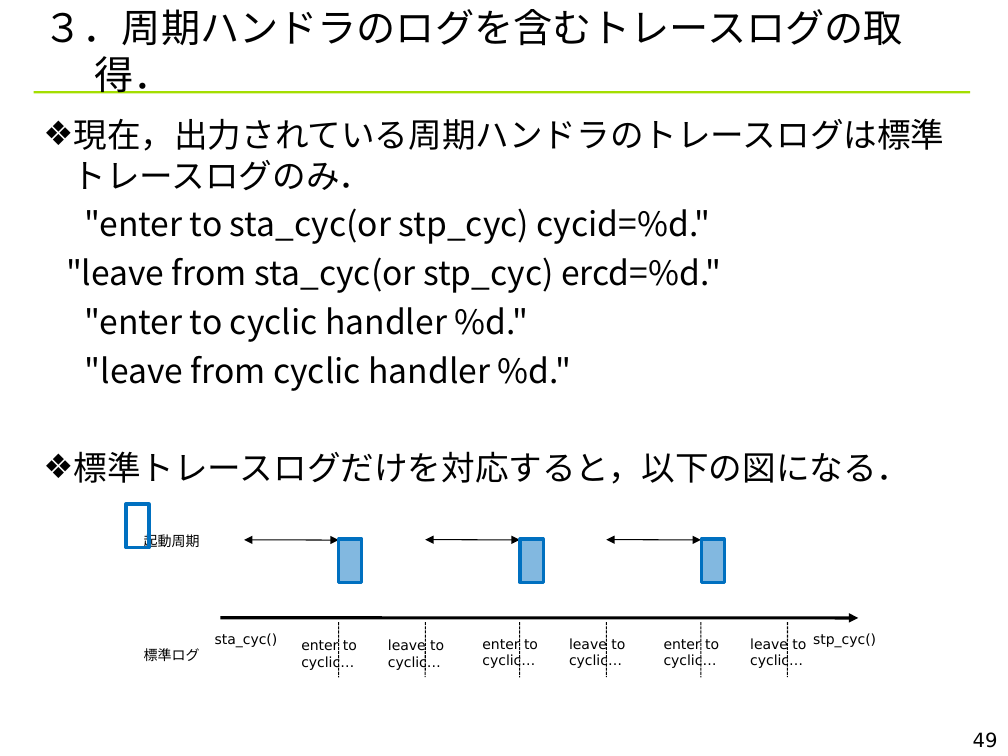
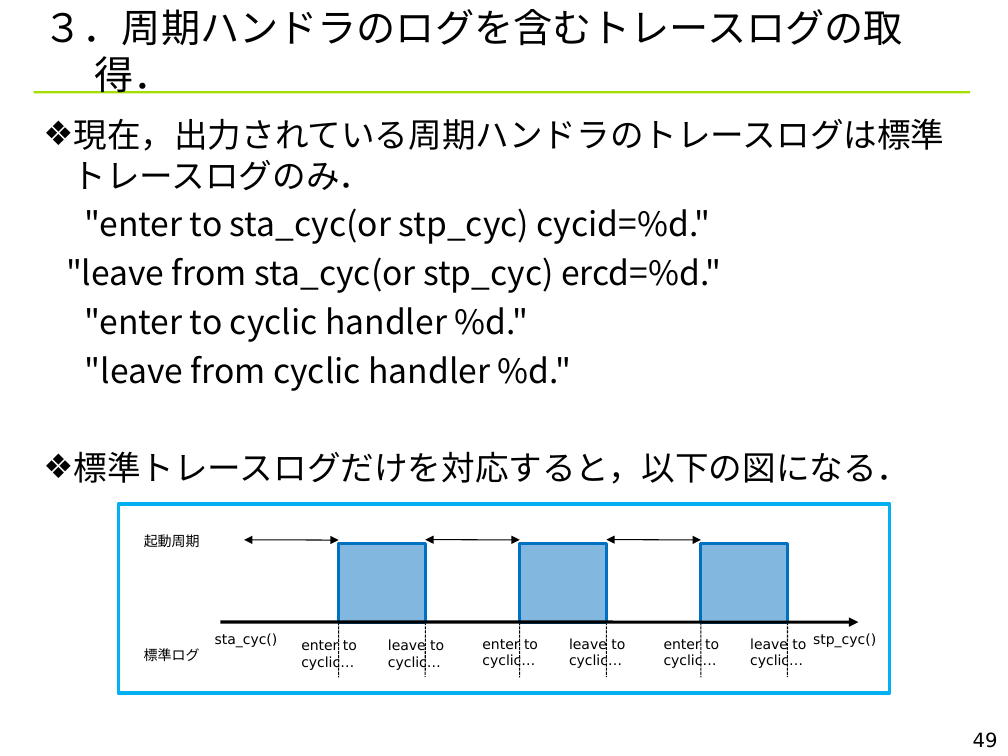
Before and after one commit to YixiaoLi/tlv4mc, a slide deck: slide 49 of doc/TLV_visualize_rules.ppt. Drawn at 1008x756 pixels with LibreOffice and Linux fonts; fonts in the diff are those of the drawing; background and template pictures are left out. Boxes give left, top, right and bottom in pixels: in the first picture for what was removed or moved away, otherwise in the second. Text is boxed around its words. In the diff, an @@ line names an element or a change of style, - is before the commit and + after.

```diff
--- a/doc/TLV_visualize_rules.ppt
+++ b/doc/TLV_visualize_rules.ppt
@@ rectangle added at (x1=118, y1=504, x2=890, y2=694), outline #00B0F0 2.24 pt @@
@@ rectangle removed at (x1=126, y1=504, x2=149, y2=547) @@
@@ rectangle resized from (x1=339, y1=539, x2=362, y2=583) to (x1=339, y1=543, x2=425, y2=622) @@
@@ rectangle resized from (x1=520, y1=539, x2=543, y2=583) to (x1=520, y1=543, x2=607, y2=622) @@
@@ rectangle resized from (x1=702, y1=539, x2=725, y2=583) to (x1=701, y1=543, x2=787, y2=622) @@
@@ arrow moved from (221, 618) - (859, 618) to (221, 622) - (859, 622) @@
```
Also in this commit, not shown: 16 other slides changed, 1 other file.
